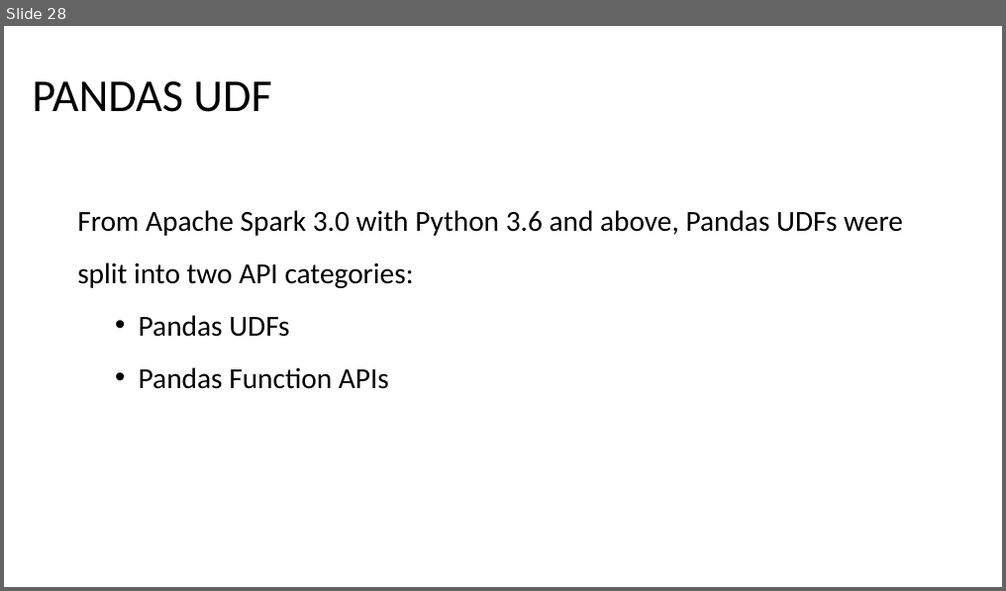
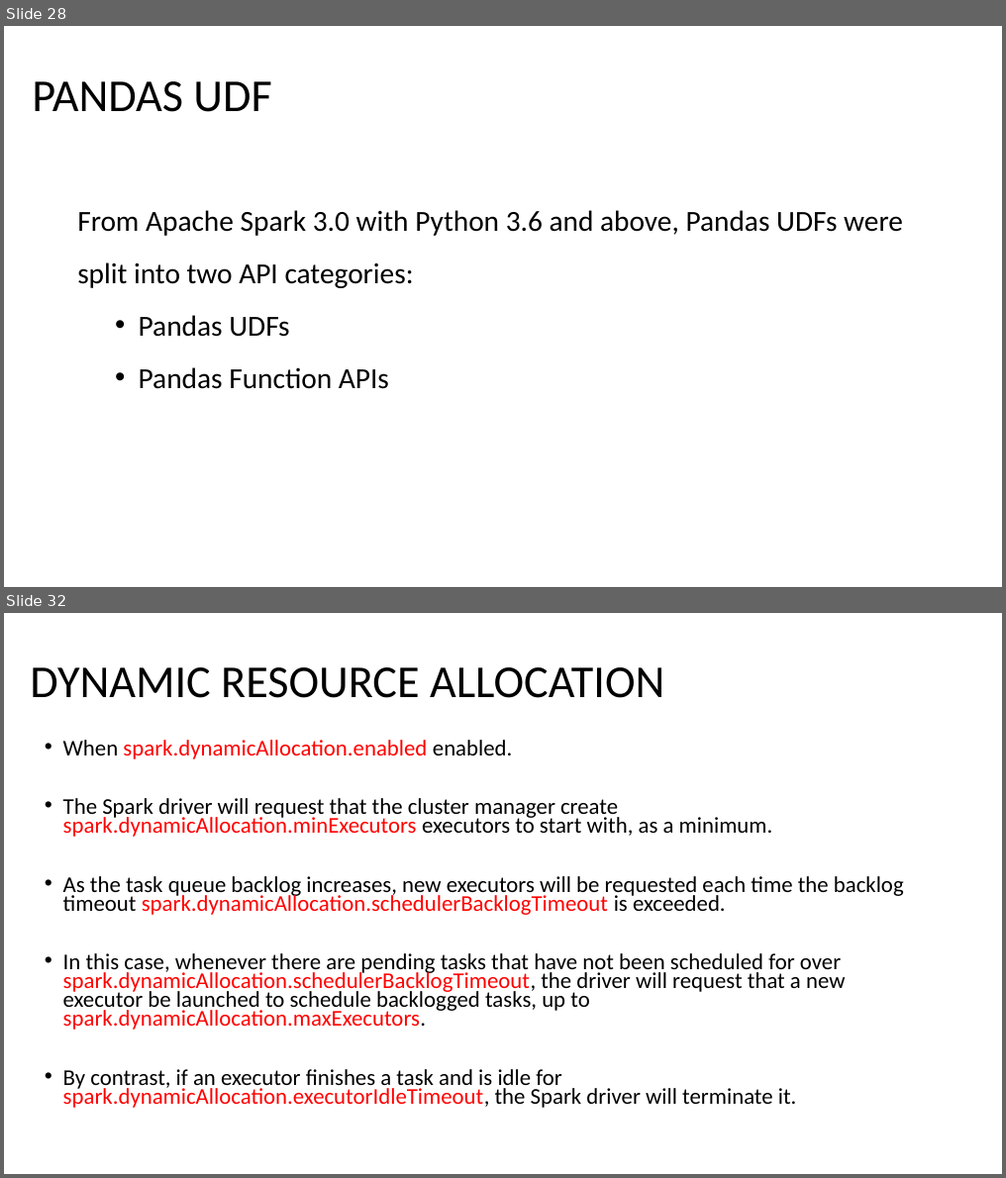
Before and after one commit to atarighati/Learning-Spark-Second_Edition, a slide deck: Learning Spark Notes.pptx. Shown one above the other, each under a label of ours: slide 28 before the commit, slides 28 and 32 after it; the slides between them are not shown. The pictures are 1006x591 and 1006x1178 pixels, drawn with LibreOffice and Linux fonts; fonts in the diff are those of the drawing. Boxes give left, top, right and bottom in pixels: in the first picture for what was removed or moved away, otherwise in the second. Text is boxed around its words. In the diff, an @@ line names an element or a change of style, - is before the commit and + after.

```diff
--- a/Learning Spark Notes.pptx
+++ b/Learning Spark Notes.pptx
@@ slide 32 added at box(4, 613, 1002, 1174), background #FFFFFF @@
@@ title added at box(30, 667, 664, 698), 44 pt, text #000000 @@
+DYNAMIC RESOURCE ALLOCATION
@@ text added at box(63, 740, 904, 1108), 21.7 pt, text #000000 @@
+• When spark.dynamicAllocation.enabled enabled.
+• The Spark driver will request that the cluster manager create spark.dynamicAllocation.minExecutors executors to start with, as a minimum.
+• As the task queue backlog increases, new executors will be requested each time the backlog timeout spark.dynamicAllocation.schedulerBacklogTimeout is exceeded.
+• In this case, whenever there are pending tasks that have not been scheduled for over spark.dynamicAllocation.schedulerBacklogTimeout, the driver will request that a new executor be launched to schedule backlogged tasks, up to spark.dynamicAllocation.maxExecutors.
+• By contrast, if an executor finishes a task and is idle for spark.dynamicAllocation.executorIdleTimeout, the Spark driver will terminate it.
```
Also in this commit, not shown: 11 other slides added.
